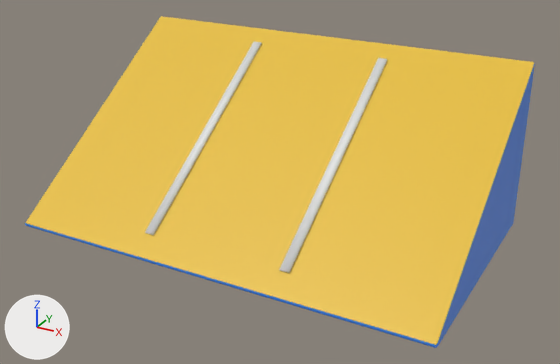
Before and after pictures for a commit that changed the glTF model app/assets/models/prop_blk_ramp.glb.
One viewpoint serves both versions: a camera (50 mm lens) standing at (3.72, -6.53, 3.8) and looking at (0.16, -0.08, 0.57). The axes (+X, +Y, +Z) are drawn at lower left. The lights are the same throughout. The older version comes first. Vertices at exactly the same position are counted once.

Objects in the first picture: 'lanes', 'prop_blk_ramp'.
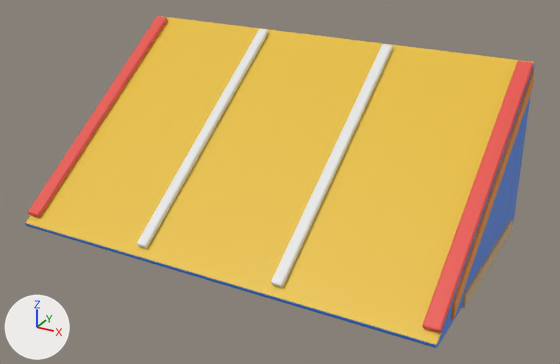
Changed parts and their boxes [x1, y1, x2, y2] in the pictures (560 x 364 px):
'lanes', reshaped, recoloured (108% wider, 36% taller): before [145, 41, 387, 273]; after [28, 16, 533, 333]
'trim', added: after [451, 72, 535, 320]
part 1 of me_lanes, rebuilt (12% wider, 13% taller): before [145, 41, 262, 235]; after [137, 29, 268, 248]
part 2 of me_lanes, rebuilt (13% wider, 13% taller): before [279, 58, 387, 273]; after [271, 44, 393, 287]
part 3 of me_lanes, added: after [28, 16, 168, 217]
part 4 of me_lanes, added: after [423, 61, 533, 333]

The change, as a list of edits to the scene's bpy script:
```text
Add mat_prop_blk_ramp_skin_002:
    mat_prop_blk_ramp_skin_002 = bpy.data.materials.new('prop_blk_ramp_skin.002')
    # nodes: BsdfPrincipled, Mix, OutputMaterial, VertexColor
    # colours: white #e7e7e7, mixed with the vertex colours
Change me_lanes:
    used by ob_lanes; location = (0.0, 0.0, 0.0)
    remove me_lanes.from_pydata(...)  # 16 vertices, 24 faces; spans x -0.82..0.82, y -1.1..1.1, z 0.19..1.69
    remove me_lanes.materials.append(mat_prop_blk_ramp_skin_001)
    add me_lanes.from_pydata(...)  # 608 vertices, 1200 faces; spans x -2.3..2.3, y -1.24..1.24, z 0.1..1.81
    me_lanes part 1: the loose piece of 8 vertices spanning x -0.82..-0.72, y -1.1..1.1, z 0.19..1.69 is rebuilt with 152 vertices and now spans x -0.82..-0.7, y -1.24..1.24, z 0.1..1.81, in mat_prop_blk_ramp_skin_002
    me_lanes part 2: the loose piece of 8 vertices spanning x 0.72..0.82, y -1.1..1.1, z 0.19..1.69 is rebuilt with 152 vertices and now spans x 0.7..0.82, y -1.24..1.24, z 0.1..1.81, in mat_prop_blk_ramp_skin_002
    me_lanes part 3: a new loose piece of 152 vertices spanning x -2.3..-2.14, y -1.24..1.24, z 0.1..1.81, in mat_prop_blk_ramp_skin_002
    me_lanes part 4: a new loose piece of 152 vertices spanning x 2.14..2.3, y -1.24..1.24, z 0.1..1.81, in mat_prop_blk_ramp_skin_002
    add me_lanes.materials.append(mat_prop_blk_ramp_skin_002)
Add me_trim:
    me_trim.from_pydata(...)  # 608 vertices, 1200 faces; spans x -2.33..2.33, y -0.95..1.22, z 0.0..1.71
    me_trim.materials.append(mat_prop_blk_ramp_skin_001)
Add ob_trim:
    ob_trim = bpy.data.objects.new('trim', me_trim)
    ob_trim.location = (0.0, 0.0, 0.0)
```
